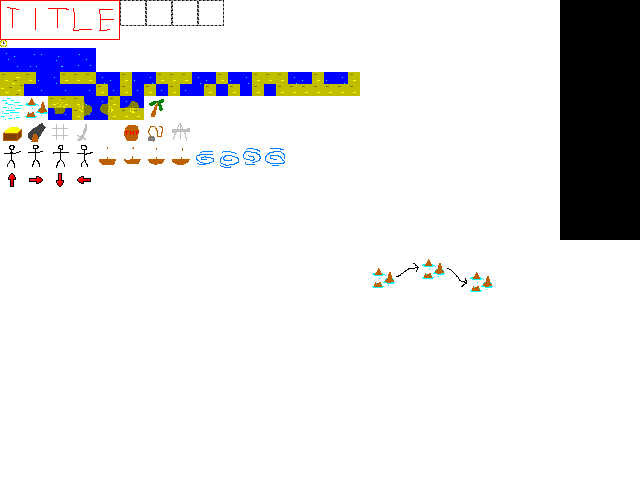
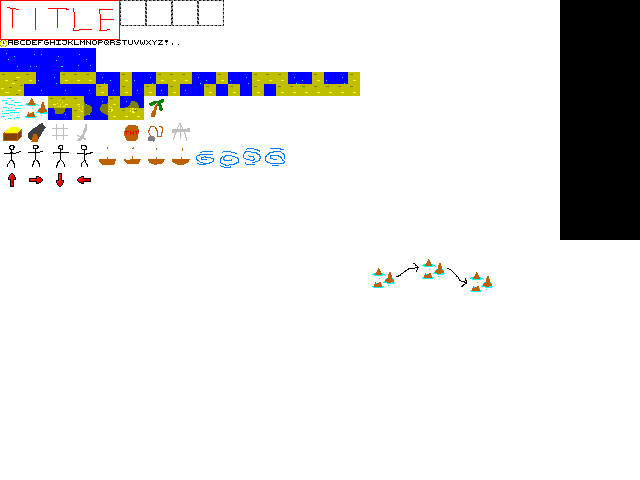
Layered file, before and after one edit (640x480). Changes by layer:
painted on "content" over [8, 40, 179, 45]
